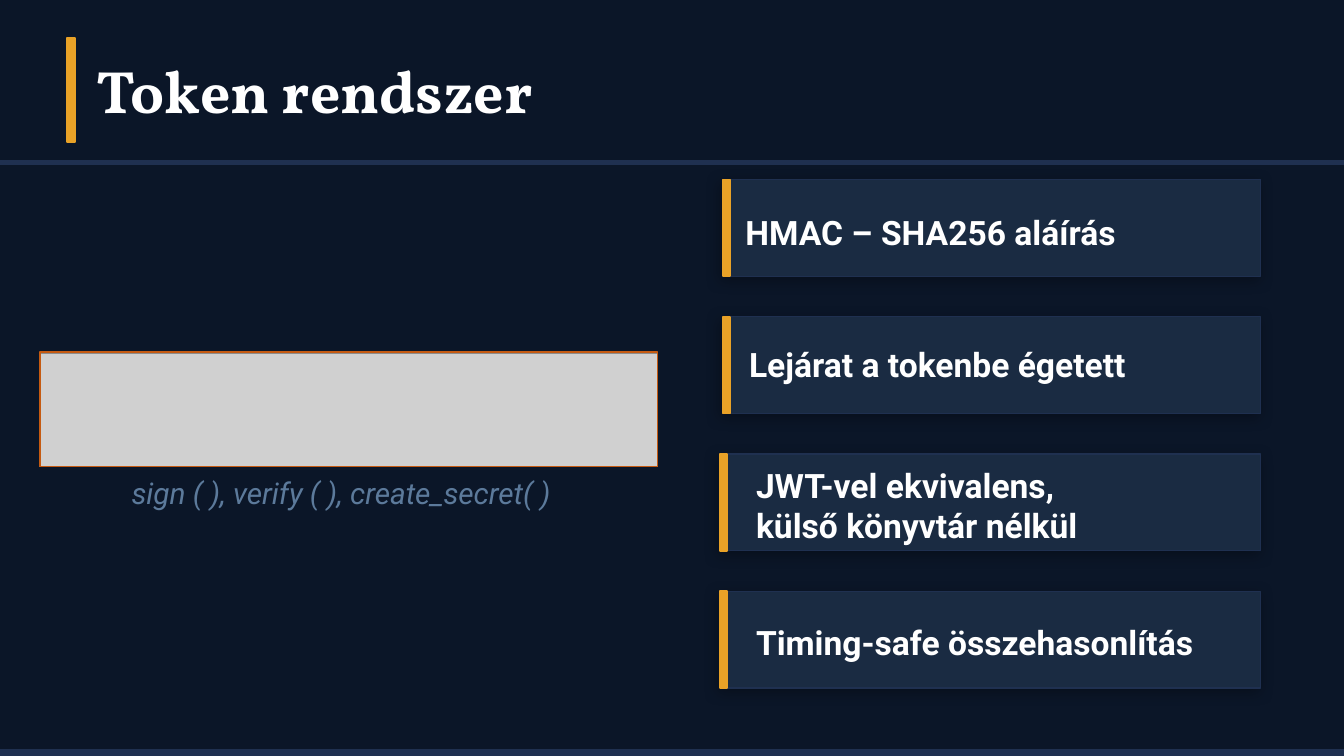
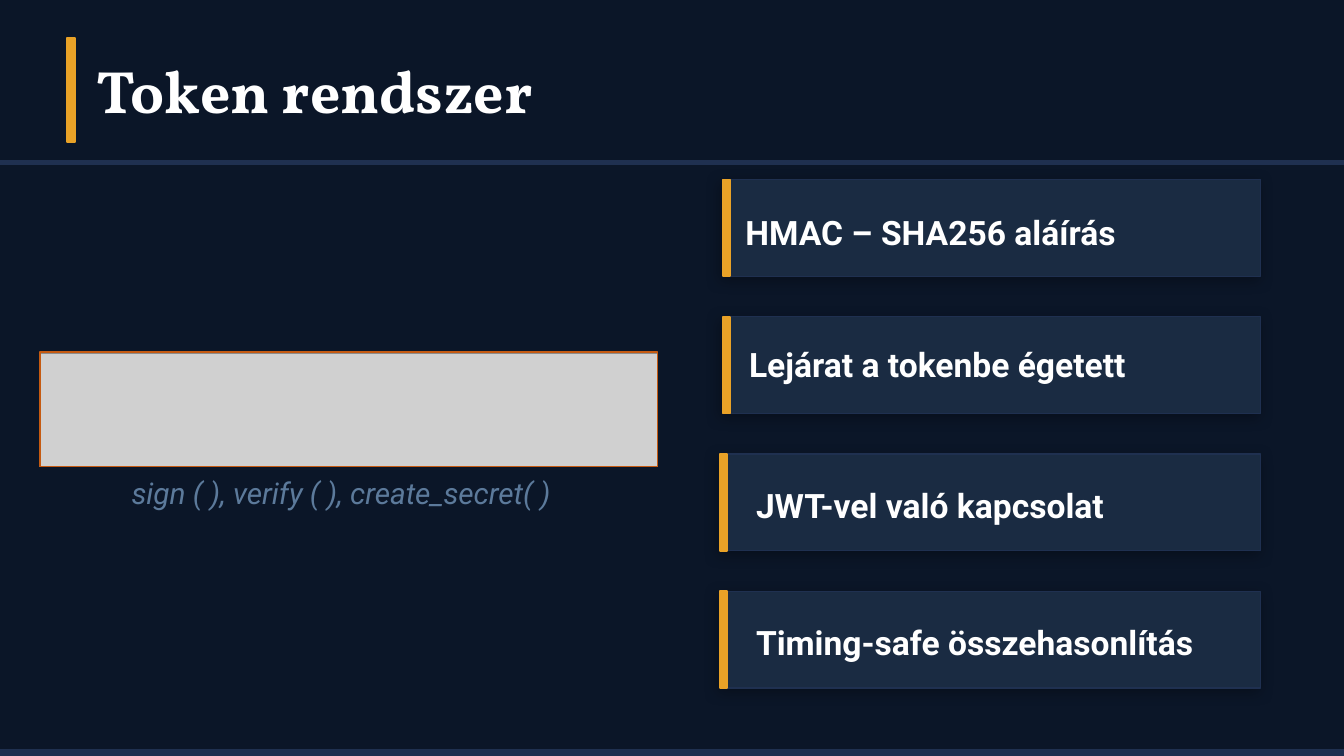
Before and after one commit to hihi-dotcom/CrossCountryBuilds_Webshop, a slide deck: slide 7 of doc/CrossCountryWebshop_Premium (1).pptx. Drawn at 1344x756 pixels with LibreOffice and Linux fonts; fonts in the diff are those of the drawing; grey boxes stand for pictures. Boxes give left, top, right and bottom in pixels: in the first picture for what was removed or moved away, otherwise in the second. Text is boxed around its words. In the diff, an @@ line names an element or a change of style, - is before the commit and + after.

```diff
--- a/doc/CrossCountryWebshop_Premium (1).pptx
+++ b/doc/CrossCountryWebshop_Premium (1).pptx
@@ text at bbox=[756, 492, 1104, 525]: text changed @@
-JWT-vel ekvivalens,
-külső könyvtár nélkül
+JWT-vel való kapcsolat
```
Also in this commit, not shown: 4 other slides changed, 1 slide added, 2 slides removed, 2 other files.
